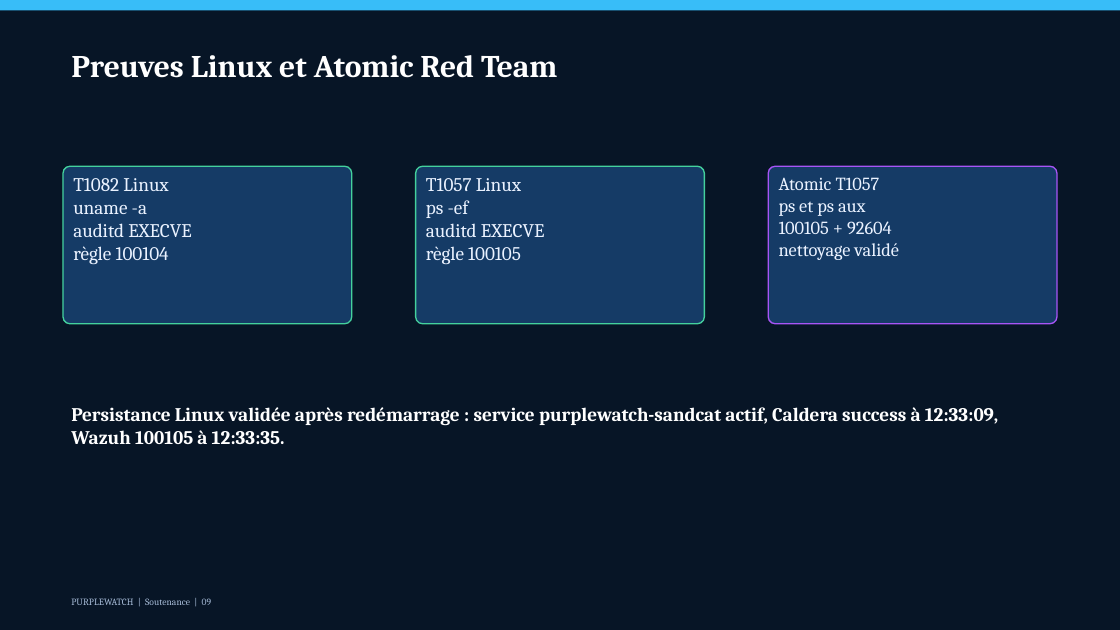
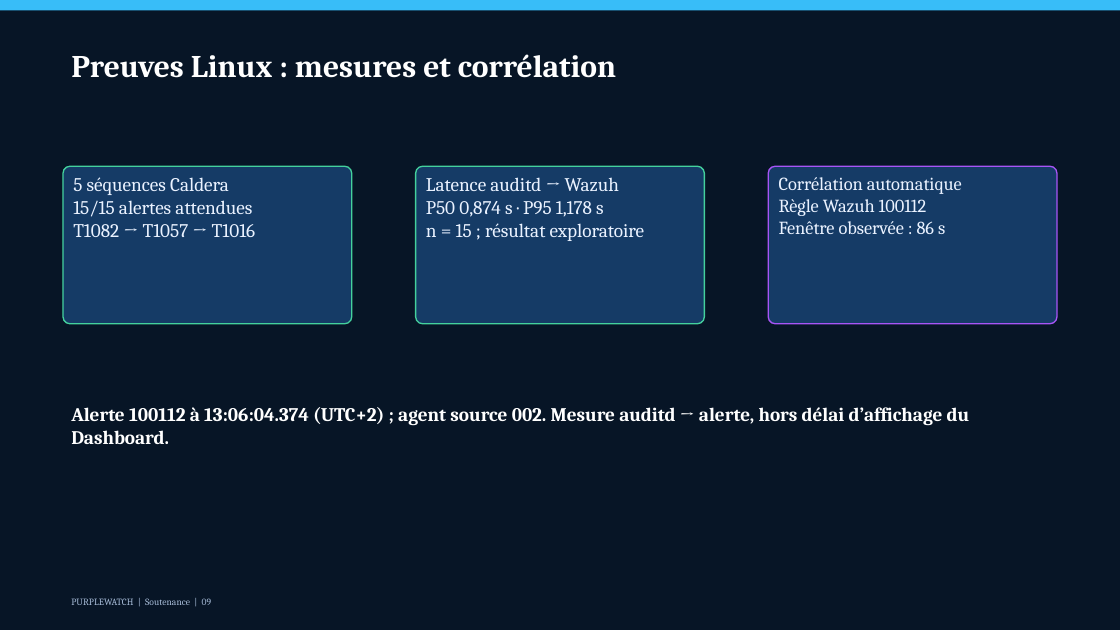
Before and after one commit to kanga-prog/PurpleWatch, a slide deck: slide 9 of presentation/purplewatch-soutenance-20min.pptx. Drawn at 1120x630 pixels with LibreOffice and Linux fonts; fonts in the diff are those of the drawing. Boxes give left, top, right and bottom in pixels: in the first picture for what was removed or moved away, otherwise in the second. Text is boxed around its words. In the diff, an @@ line names an element or a change of style, - is before the commit and + after.

```diff
--- a/presentation/purplewatch-soutenance-20min.pptx
+++ b/presentation/purplewatch-soutenance-20min.pptx
@@ text at [71,54,616,78]: text changed @@
-Preuves Linux et Atomic Red Team
+Preuves Linux : mesures et corrélation
@@ text in rounded rectangle at [73,177,256,237]: text changed @@
-T1082 Linux
-uname -a
-auditd EXECVE
-règle 100104
+5 séquences Caldera
+15/15 alertes attendues
+T1082 → T1057 → T1016
@@ text in rounded rectangle at [426,177,644,241]: text changed @@
-T1057 Linux
-ps -ef
-auditd EXECVE
-règle 100105
+Latence auditd → Wazuh
+P50 0,874 s · P95 1,178 s
+n = 15 ; résultat exploratoire
@@ text in rounded rectangle at [779,177,962,234]: text changed @@
-Atomic T1057
-ps et ps aux
-100105 + 92604
-nettoyage validé
+Corrélation automatique
+Règle Wazuh 100112
+Fenêtre observée : 86 s
@@ text at [71,407,970,444]: text changed @@
-Persistance Linux validée après redémarrage : service purplewatch-sandcat actif, Caldera success à 12:33:09, Wazuh 100105 à 12:33:35.
+Alerte 100112 à 13:06:04.374 (UTC+2) ; agent source 002. Mesure auditd → alerte, hors délai d’affichage du Dashboard.
```
Also in this commit, not shown: 4 other slides changed, 6 other files.
